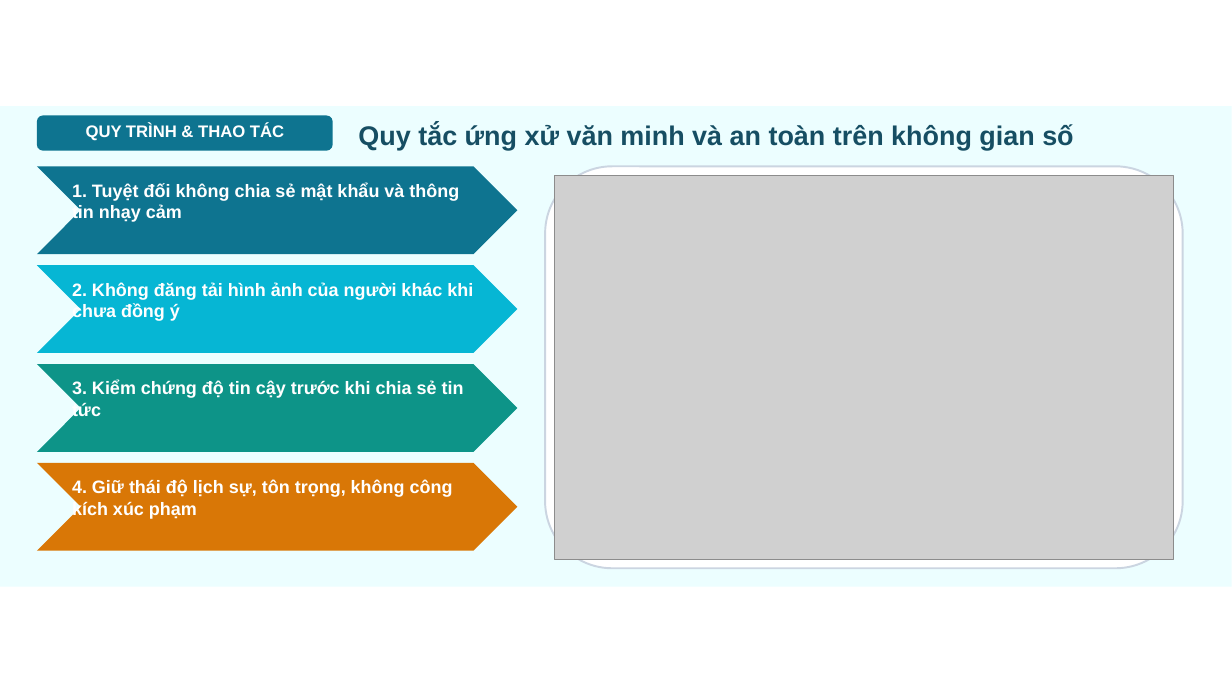
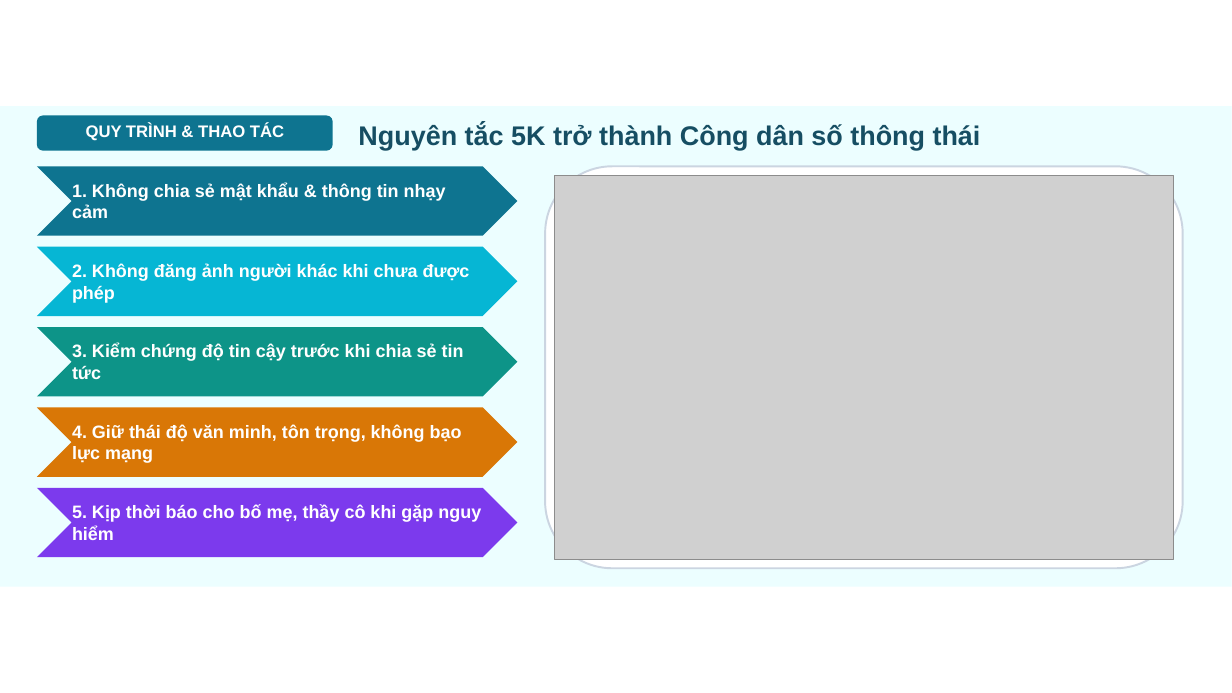
Before and after one commit to dinhnguyenhnue/UNIGO, a slide deck: slide 5 of KHBD_Tin_học/Lớp_7/Tuần_04/Slide_Tin_hoc_Lớp_7_Tiet04_Bai_4_Mang_xa_hoi.pptx. Drawn at 1232x693 pixels with LibreOffice and Linux fonts; fonts in the diff are those of the drawing; grey boxes stand for pictures; background and template pictures are left out. Boxes give left, top, right and bottom in pixels: in the first picture for what was removed or moved away, otherwise in the second. Text is boxed around its words. In the diff, an @@ line names an element or a change of style, - is before the commit and + after.

```diff
--- a/KHBD_Tin_học/Lớp_7/Tuần_04/Slide_Tin_hoc_Lớp_7_Tiet04_Bai_4_Mang_xa_hoi.pptx
+++ b/KHBD_Tin_học/Lớp_7/Tuần_04/Slide_Tin_hoc_Lớp_7_Tiet04_Bai_4_Mang_xa_hoi.pptx
@@ text at <box>358,124,981,150</box>: text changed @@
-Quy tắc ứng xử văn minh và an toàn trên không gian số
+Nguyên tắc 5K trở thành Công dân số thông thái
@@ chevron: place and size @@
-chevron at <box>37,166,518,254</box>
+chevron at <box>37,166,518,236</box>
@@ text at <box>72,183,446,218</box>: text changed @@
-1. Tuyệt đối không chia sẻ mật khẩu và thông tin nhạy cảm
+1. Không chia sẻ mật khẩu & thông tin nhạy cảm
@@ chevron: place and size @@
-chevron at <box>37,265,518,353</box>
+chevron at <box>37,247,518,316</box>
@@ text at <box>72,263,470,303</box>: text changed @@
-2. Không đăng tải hình ảnh của người khác khi chưa đồng ý
+2. Không đăng ảnh người khác khi chưa được phép
@@ chevron: place and size @@
-chevron at <box>37,364,518,452</box>
+chevron at <box>37,327,518,396</box>
@@ text "3. Kiểm chứng độ tin ...": place and size @@
-text "3. Kiểm chứng độ tin ..." at <box>72,381,464,416</box>
+text "3. Kiểm chứng độ tin ..." at <box>72,344,464,379</box>
@@ chevron: place and size @@
-chevron at <box>37,463,518,551</box>
+chevron at <box>37,408,518,477</box>
@@ text at <box>72,424,462,463</box>: text changed @@
-4. Giữ thái độ lịch sự, tôn trọng, không công kích xúc phạm
+4. Giữ thái độ văn minh, tôn trọng, không bạo lực mạng
@@ chevron added at <box>37,488,518,557</box>, fill #7C3AED @@
@@ text added at <box>72,504,481,540</box>, 14 pt, text #FFFFFF, bold @@
+5. Kịp thời báo cho bố mẹ, thầy cô khi gặp nguy hiểm
```
Also in this commit, not shown: 5 other slides changed, 1 slide added, 1 slide removed, 13 other files.
